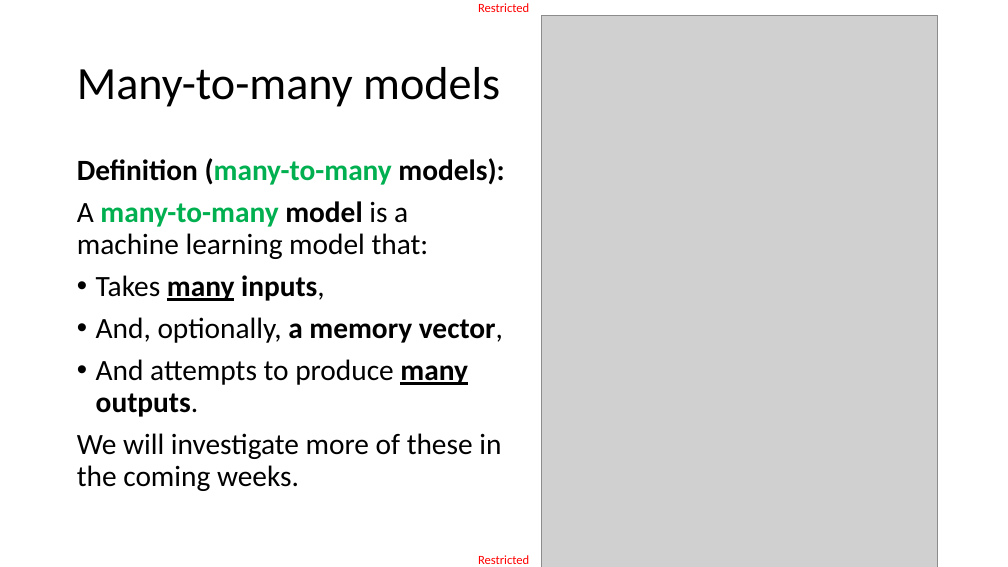
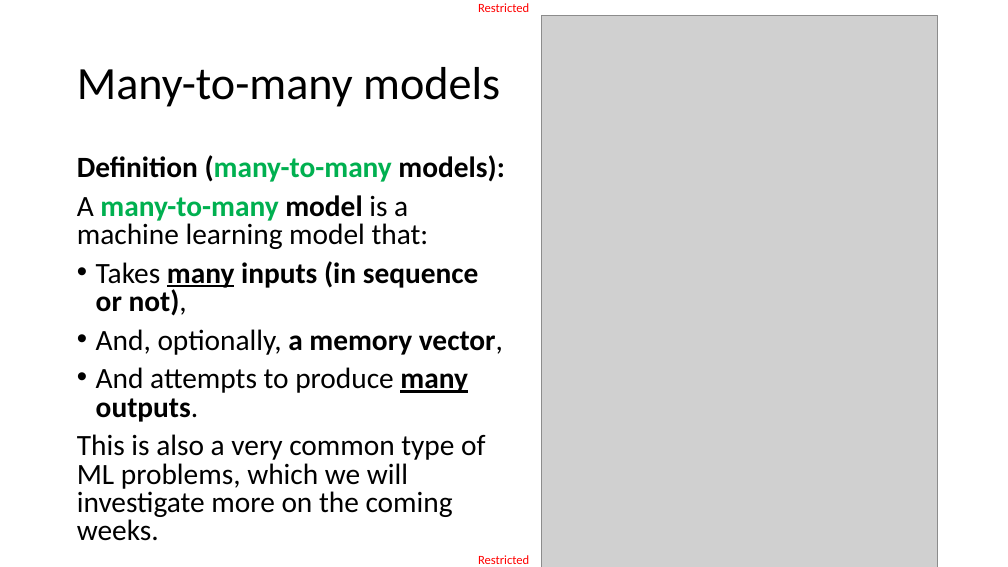
Before and after one commit to matthieudemari/SUTD_DL_50_039, a slide deck: slide 58 of W6/2. W6S2 final/W6S2.pptx (slide 55 before the commit). Drawn at 1008x567 pixels with LibreOffice and Linux fonts; fonts in the diff are those of the drawing; grey boxes stand for pictures. Boxes give left, top, right and bottom in pixels: in the first picture for what was removed or moved away, otherwise in the second. Text is boxed around its words. In the diff, an @@ line names an element or a change of style, - is before the commit and + after.

Commit message:
Updated materals for Week 6, adding visuals for memory vector and better explanations for one-to-many models and Seq2Seq models.

```diff
--- a/W6/2. W6S2 final/W6S2.pptx
+++ b/W6/2. W6S2 final/W6S2.pptx
@@ text at (77,155,504,422): line spacing 0.9 to 0.8 @@
@@ text at (96,261,479,316): text changed @@
-• Takes many inputs,
+• Takes many inputs (in sequence or not),
@@ text at (77,434,485,541): text changed @@
-We will investigate more of these in the coming weeks.
+This is also a very common type of ML problems, which we will investigate more on the coming weeks.
```
Also in this commit, not shown: 22 other slides changed, 3 slides added, 9 other files.
